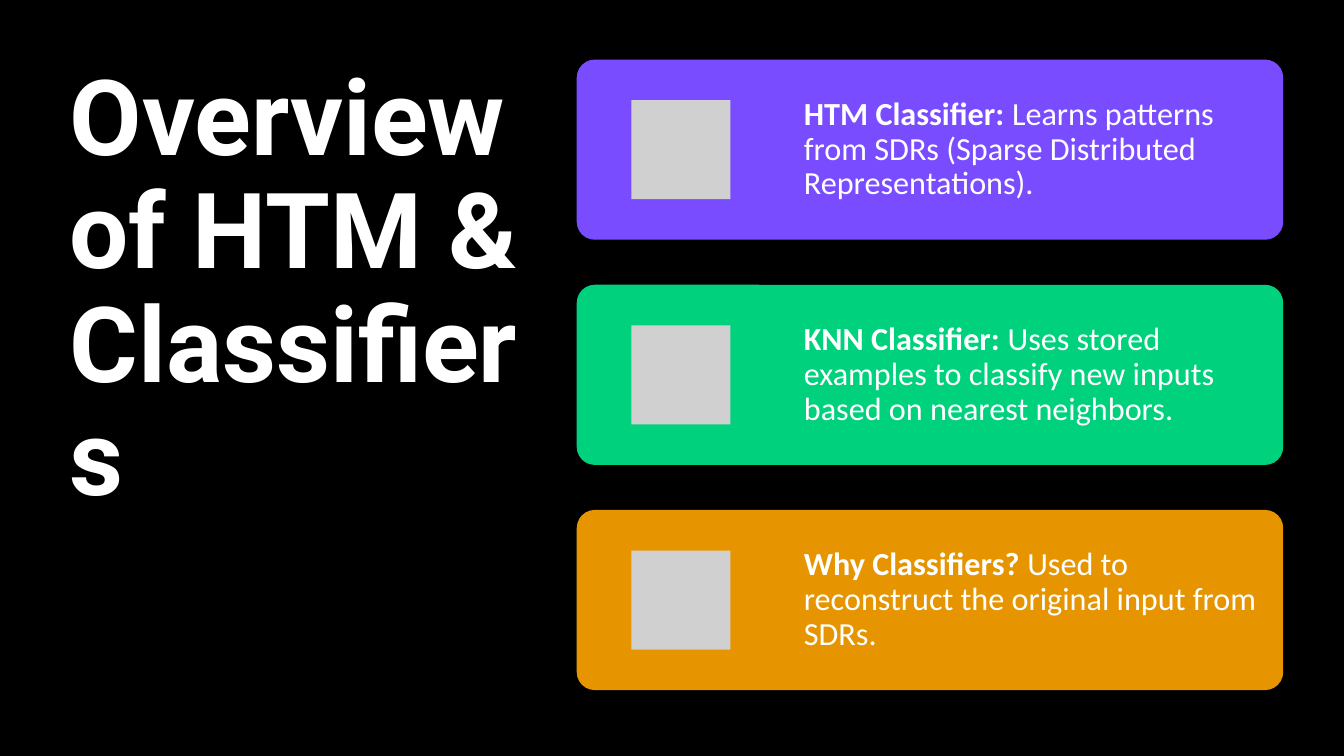
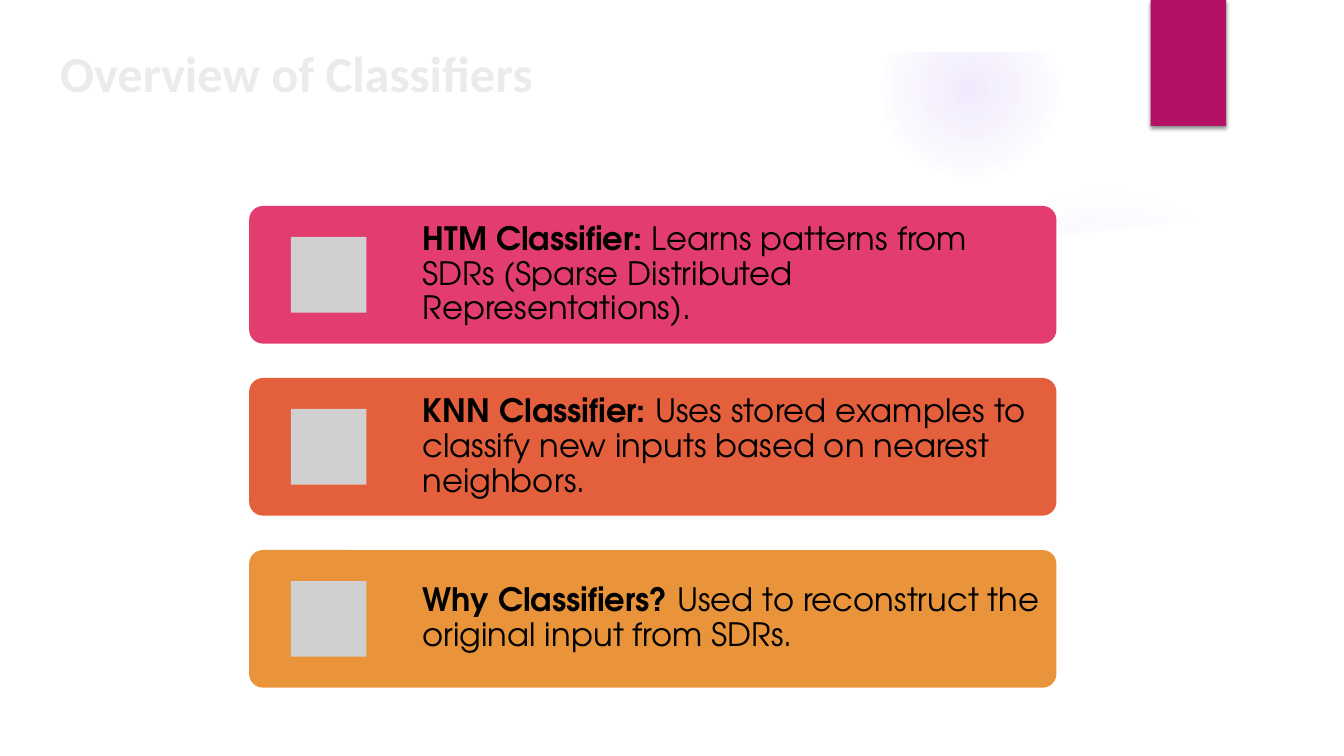
Before and after one commit to prnshubn/neocortexapi-team-untitled, a slide deck: slide 4 of source/Documentation_Team_Untitled/Team_Untitled_Presentation.pptx (slide 6 before the commit). Drawn at 1344x756 pixels with LibreOffice and Linux fonts; fonts in the diff are those of the drawing; grey boxes stand for pictures; background and template pictures are left out. Boxes give left, top, right and bottom in pixels: in the first picture for what was removed or moved away, otherwise in the second. Text is boxed around its words. In the diff, an @@ line names an element or a change of style, - is before the commit and + after.

```diff
--- a/source/Documentation_Team_Untitled/Team_Untitled_Presentation.pptx
+++ b/source/Documentation_Team_Untitled/Team_Untitled_Presentation.pptx
@@ background #000000 to picture (left out) @@
@@ rectangle removed at box(0, 0, 1344, 756) @@
@@ group added at box(0, 0, 1344, 756): 5 ellipses, 3 freeform shapes @@
@@ group removed at box(0, 0, 1344, 756): 4 rectangles, 1 ellipse @@
@@ rectangle added at box(1150, 0, 1226, 126), fill #B31166 @@
@@ title at box(70, 77, 505, 269): text changed; size 75 to 36 pt; font Roboto to Calibri; text colour #FFFFFF to #EBEBEB @@
-Overview of HTM & Classifiers
+Overview of Classifiers
@@ font Calibri to TeX Gyre Adventor, text colour #FFFFFF to #000000 in 3 elements at box(423, 586, 1039, 653), box(423, 397, 1025, 499), box(423, 225, 967, 326) @@
@@ text "HTM Classifier: Learns patterns from ...": place and size @@
-text "HTM Classifier: Learns patterns from ..." at box(804, 102, 1214, 199)
+text "HTM Classifier: Learns patterns from ..." at box(423, 225, 967, 326)
@@ text "KNN Classifier: Uses stored examples ...": place and size @@
-text "KNN Classifier: Uses stored examples ..." at box(804, 327, 1214, 426)
+text "KNN Classifier: Uses stored examples ..." at box(423, 397, 1025, 499)
@@ picture: place and size @@
-picture at box(631, 326, 730, 424)
+picture at box(291, 409, 367, 485)
@@ group removed at box(577, 59, 1284, 691): 3 rounded rectangles, 1 picture @@
@@ group added at box(249, 206, 1057, 689): 3 rounded rectangles, 1 picture @@
@@ text "Why Classifiers? Used to reconstruct ...": place and size @@
-text "Why Classifiers? Used to reconstruct ..." at box(804, 552, 1256, 646)
+text "Why Classifiers? Used to reconstruct ..." at box(423, 586, 1039, 653)
@@ picture: place and size @@
-picture at box(631, 551, 730, 649)
+picture at box(291, 581, 367, 656)
```
Also in this commit, not shown: 27 other slides changed, 1 slide added, 1 slide removed.
